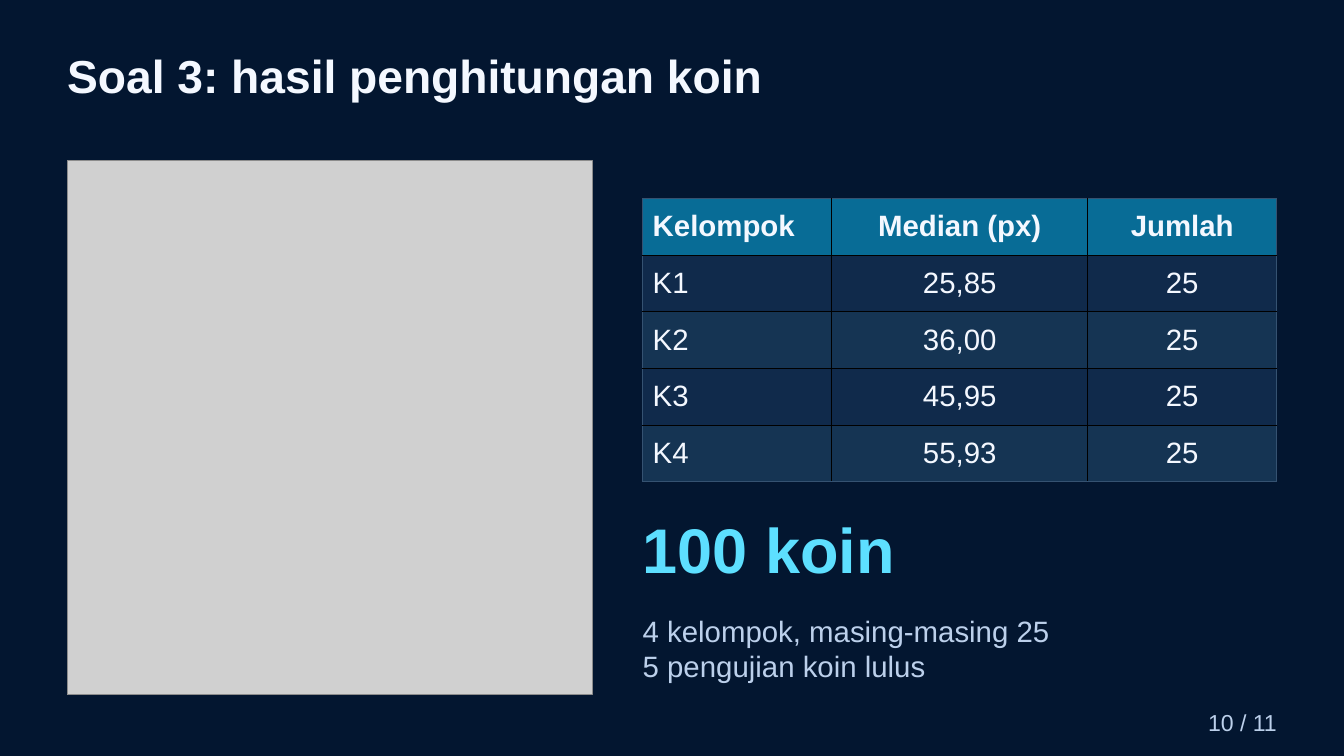
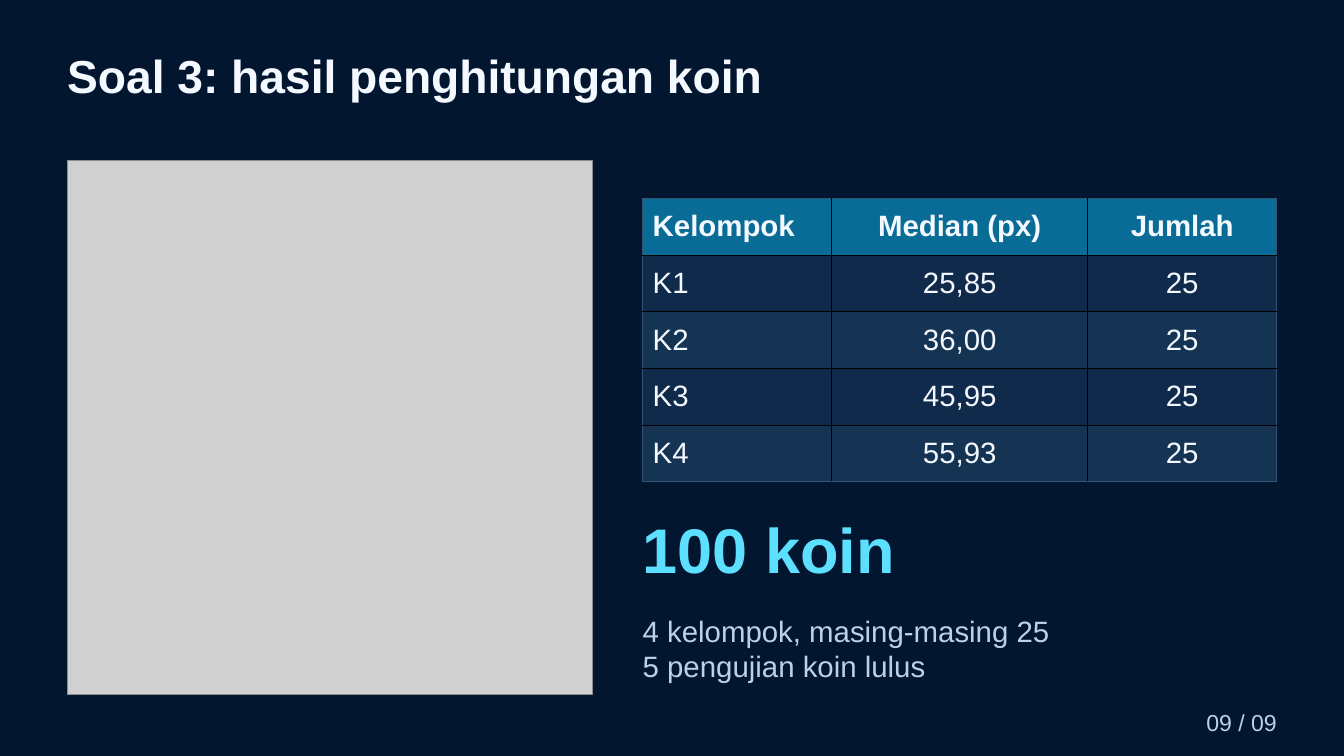
Before and after one commit to Bambang-code/uts-pcd-kelompok-9, a slide deck: slide 10 of laporan/ppt/presentasi-uts-pcd-kelompok-9-biru.pptx. Drawn at 1344x756 pixels with LibreOffice and Linux fonts; fonts in the diff are those of the drawing; grey boxes stand for pictures; background and template pictures are left out. Boxes give left, top, right and bottom in pixels: in the first picture for what was removed or moved away, otherwise in the second. Text is boxed around its words. In the diff, an @@ line names an element or a change of style, - is before the commit and + after.

```diff
--- a/laporan/ppt/presentasi-uts-pcd-kelompok-9-biru.pptx
+++ b/laporan/ppt/presentasi-uts-pcd-kelompok-9-biru.pptx
@@ text at [1206, 715, 1277, 731]: text changed @@
-10 / 11
+09 / 09
```
Also in this commit, not shown: 7 other slides changed, 3 slides added, 3 slides removed, 33 other files.
